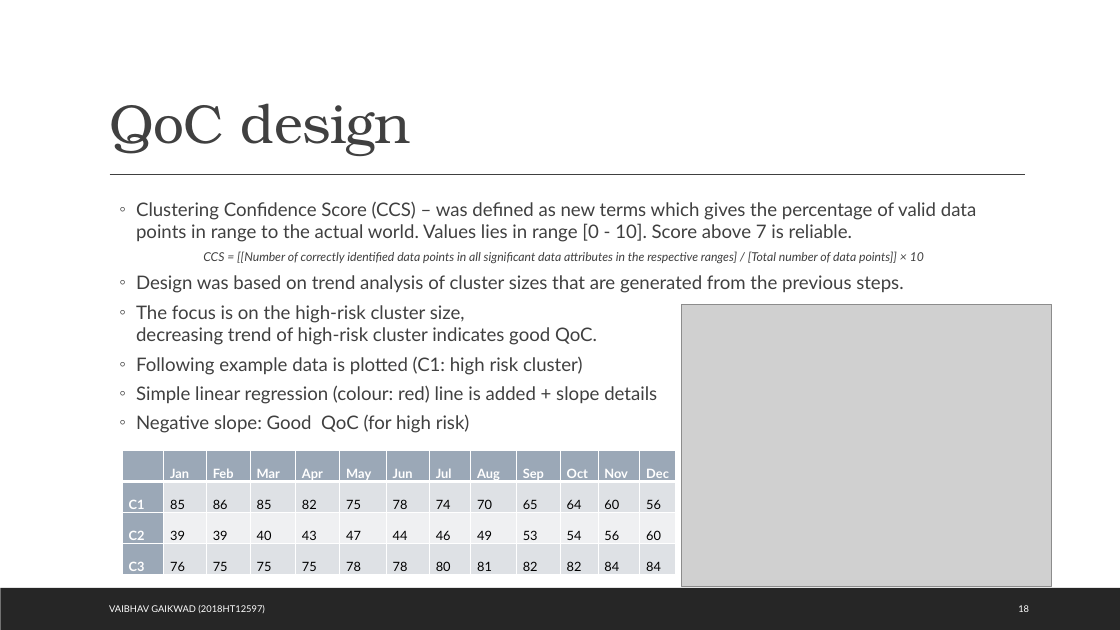
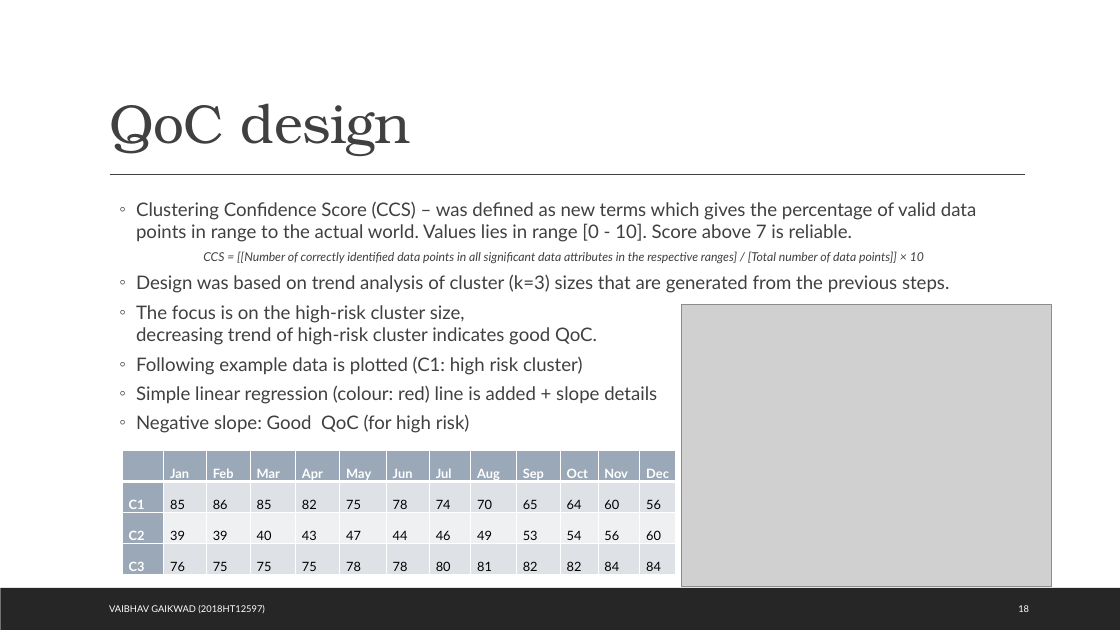
Before and after one commit to 767267/bits2018ht12597, a slide deck: slide 18 of docs/Quality of Care.pptx. Drawn at 1120x630 pixels with LibreOffice and Linux fonts; fonts in the diff are those of the drawing; grey boxes stand for pictures. Boxes give left, top, right and bottom in pixels: in the first picture for what was removed or moved away, otherwise in the second. Text is boxed around its words. In the diff, an @@ line names an element or a change of style, - is before the commit and + after.

```diff
--- a/docs/Quality of Care.pptx
+++ b/docs/Quality of Care.pptx
@@ text at <box>136,274,949,293</box>: text changed @@
-  ◦ Design was based on trend analysis of cluster sizes that are generated from the previous steps.
+  ◦ Design was based on trend analysis of cluster (k=3) sizes that are generated from the previous steps.
```
Also in this commit, not shown: 12 other slides changed, 3 other files.
